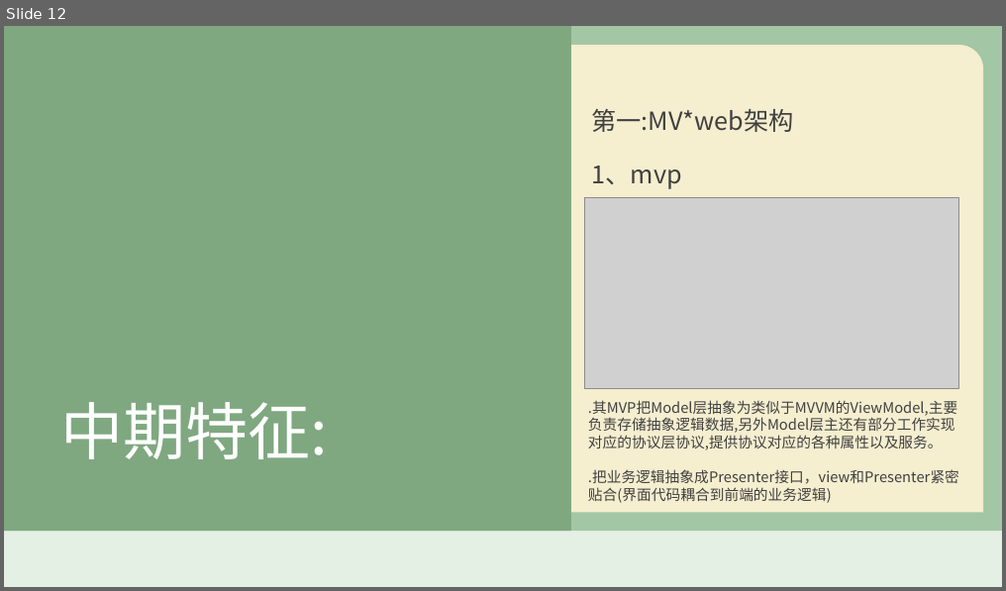
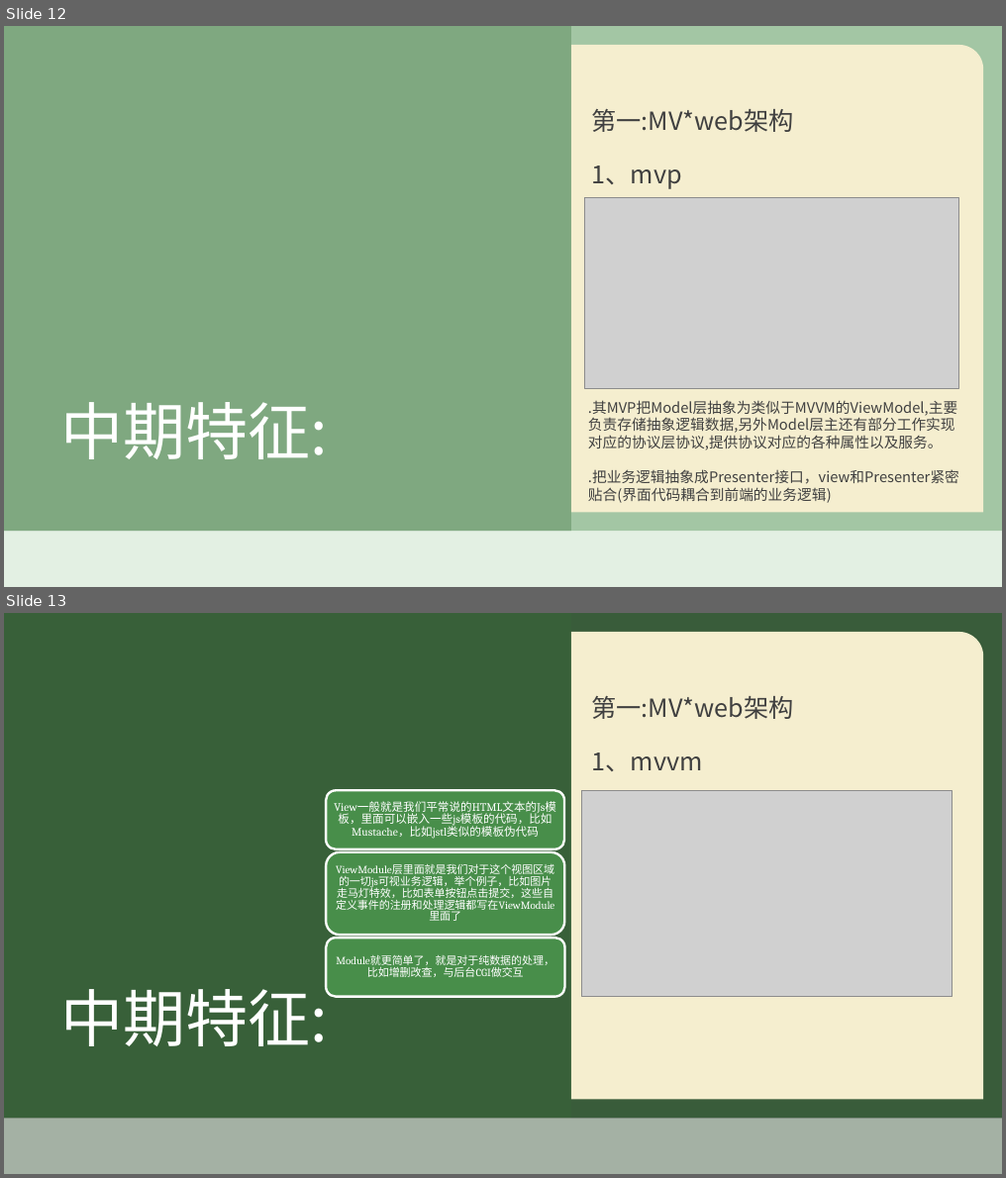
Before and after one commit to duoduoObama/web, a slide deck: 溯源前端赏析.pptx. Shown one above the other, each under a label of ours: slide 12 before the commit, slides 12 and 13 after it. The pictures are 1006x591 and 1006x1178 pixels, drawn with LibreOffice and Linux fonts; fonts in the diff are those of the drawing; grey boxes stand for pictures; background and template pictures are left out; a plain dark background stands for a picture behind light text. Boxes give left, top, right and bottom in pixels: in the first picture for what was removed or moved away, otherwise in the second. Text is boxed around its words. In the diff, an @@ line names an element or a change of style, - is before the commit and + after.

```diff
--- a/溯源前端赏析.pptx
+++ b/溯源前端赏析.pptx
@@ slide 13 added at box(4, 613, 1002, 1174), background picture (left out); not listed: 4 template elements that a slide beside it also shows @@
@@ subtitle added at box(591, 696, 793, 771), 24 pt, text #404040 @@
+第一:MV*web架构
+1、mvvm
@@ picture added at box(582, 790, 952, 997) @@
@@ group added at box(326, 790, 564, 997): 3 rounded rectangles, 3 texts @@
+View一般就是我们平常说的HTML文本的Js模板，里面可以嵌入一些js模板的代码，比如Mustache，比如jstl类似的模板伪代码
+ViewModule层里面就是我们对于这个视图区域的一切js可视业务逻辑，举个例子，比如图片走马灯特效，比如表单按钮点击提交，这些自定义事件的注册和处理逻辑都写在ViewModule里面了
+Module就更简单了，就是对于纯数据的处理，比如增删改查，与后台CGI做交互
@@ title added at box(61, 979, 329, 1047), 60 pt, text #FFFFFF @@
+中期特征:
```
Also in this commit, not shown: 2 slides changed, 10 other slides added, 3 slides removed, 1 other file.
